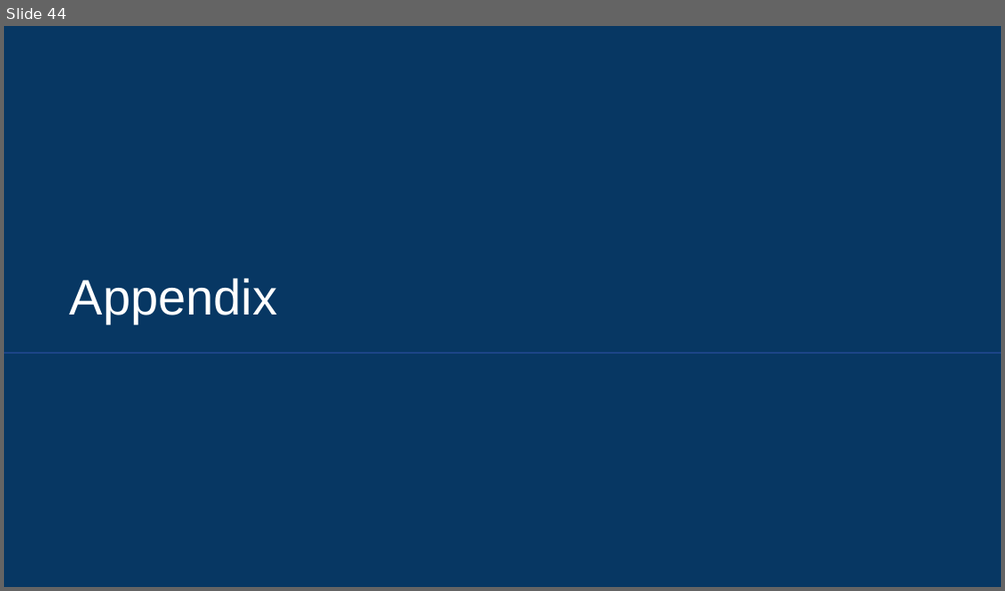
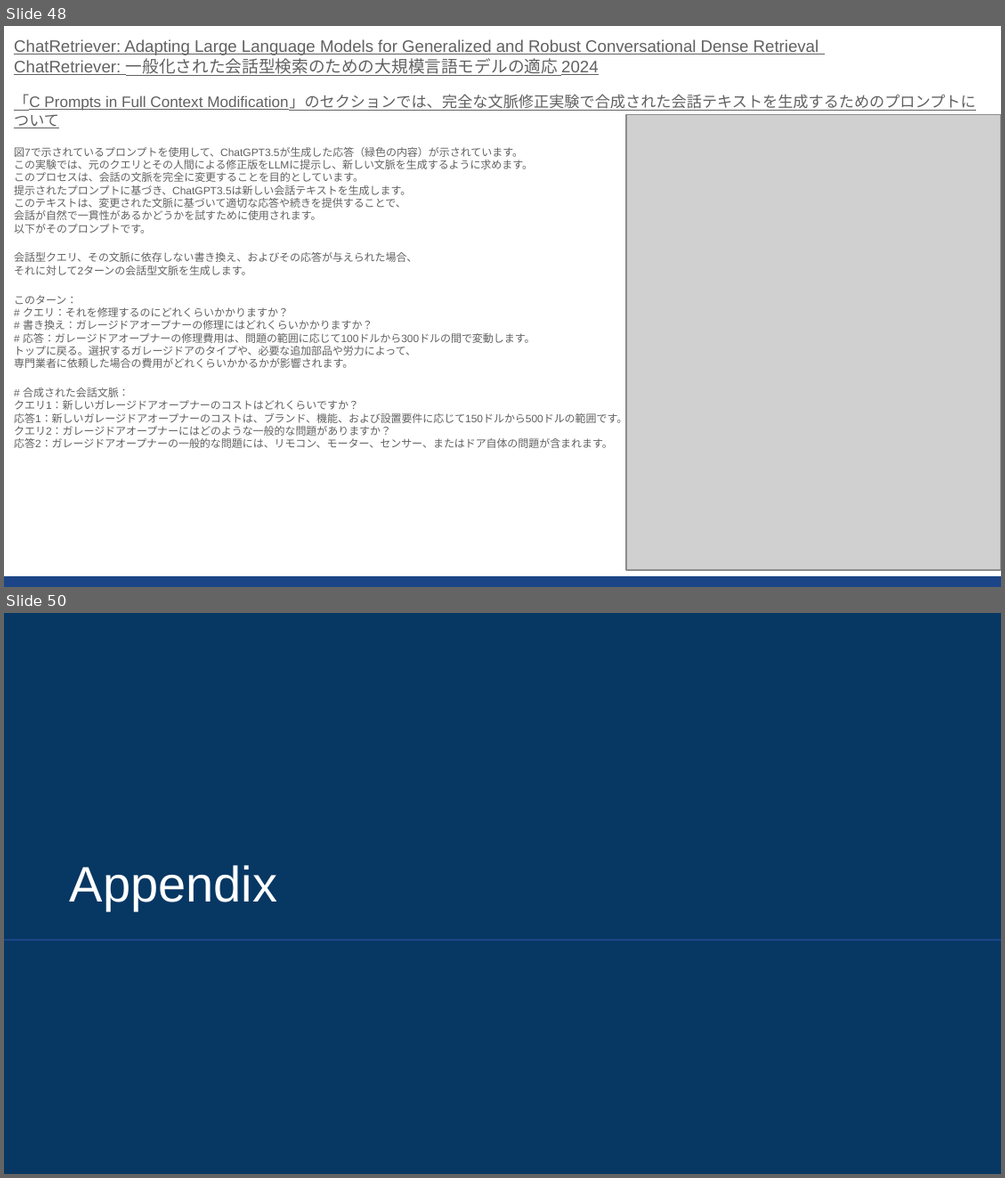
Before and after one commit to sekihan02/code_sundbox, a slide deck: 2024_LLM論文要約_4.pptx. Shown one above the other, each under a label of ours: slide 44 before the commit, slides 48 and 50 after it; the slides between them are not shown. The pictures are 1005x591 and 1005x1178 pixels, drawn with LibreOffice and Linux fonts; fonts in the diff are those of the drawing; grey boxes stand for pictures. Boxes give left, top, right and bottom in pixels: in the first picture for what was removed or moved away, otherwise in the second. Text is boxed around its words. In the diff, an @@ line names an element or a change of style, - is before the commit and + after.

Commit message:
論文の追加

```diff
--- a/2024_LLM論文要約_4.pptx
+++ b/2024_LLM論文要約_4.pptx
@@ slide 48 added at (4,26,1001,587), background #FFFFFF @@
@@ text added at (14,39,975,448), 7.6 pt, text #616161 @@
+ChatRetriever: Adapting Large Language Models for Generalized and Robust Conversational Dense Retrieval
+ChatRetriever: 一般化された会話型検索のための大規模言語モデルの適応 2024
+「C Prompts in Full Context Modification」のセクションでは、完全な文脈修正実験で合成された会話テキストを生成するためのプロンプトについて
+図7で示されているプロンプトを使用して、ChatGPT3.5が生成した応答（緑色の内容）が示されています。
+この実験では、元のクエリとその人間による修正版をLLMに提示し、新しい文脈を生成するように求めます。
+このプロセスは、会話の文脈を完全に変更することを目的としています。
+提示されたプロンプトに基づき、ChatGPT3.5は新しい会話テキストを生成します。
+このテキストは、変更された文脈に基づいて適切な応答や続きを提供することで、
+会話が自然で一貫性があるかどうかを試すために使用されます。
+以下がそのプロンプトです。
+会話型クエリ、その文脈に依存しない書き換え、およびその応答が与えられた場合、
+それに対して2ターンの会話型文脈を生成します。
+このターン：
+# クエリ：それを修理するのにどれくらいかかりますか？
+# 書き換え：ガレージドアオープナーの修理にはどれくらいかかりますか？
+# 応答：ガレージドアオープナーの修理費用は、問題の範囲に応じて100ドルから300ドルの間で変動します。
+トップに戻る。選択するガレージドアのタイプや、必要な追加部品や労力によって、
+専門業者に依頼した場合の費用がどれくらいかかるかが影響されます。
+# 合成された会話文脈：
+クエリ1：新しいガレージドアオープナーのコストはどれくらいですか？
+応答1：新しいガレージドアオープナーのコストは、ブランド、機能、および設置要件に応じて150ドルから500ドルの範囲です。
+クエリ2：ガレージドアオープナーにはどのような一般的な問題がありますか？
+応答2：ガレージドアオープナーの一般的な問題には、リモコン、モーター、センサー、またはドア自体の問題が含まれます。
@@ picture added at (626,115,1001,571) @@
@@ rectangle added at (4,576,1001,587), fill #1C4587 @@
@@ what was slide 44 is now slide 50 @@
```
Also in this commit, not shown: 5 other slides added, 1 other file.
